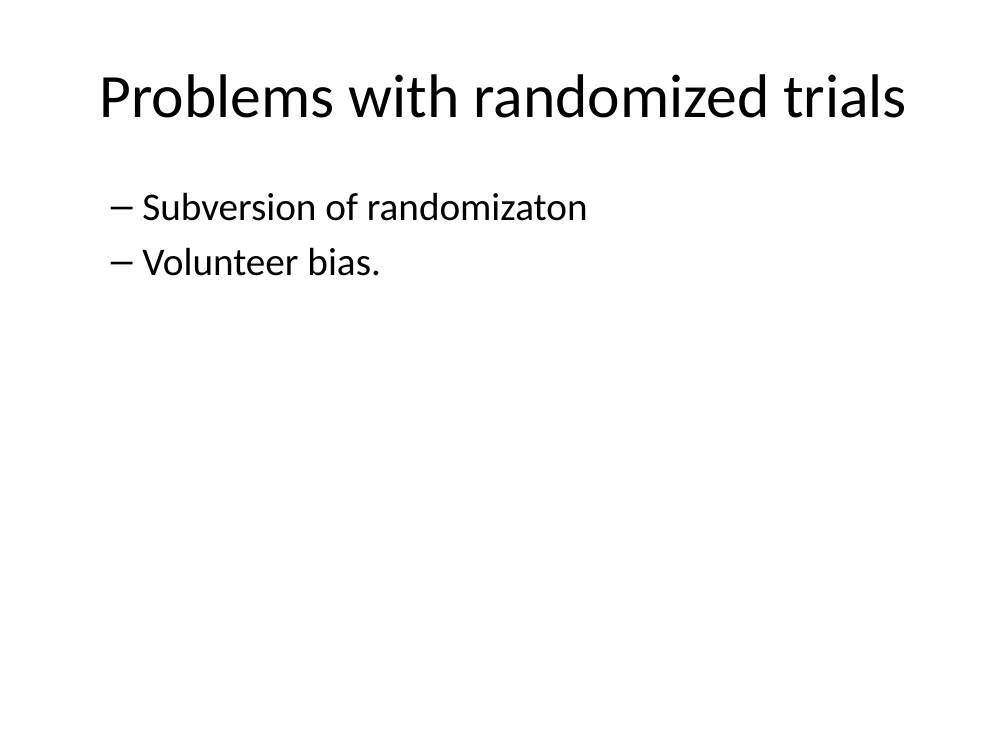
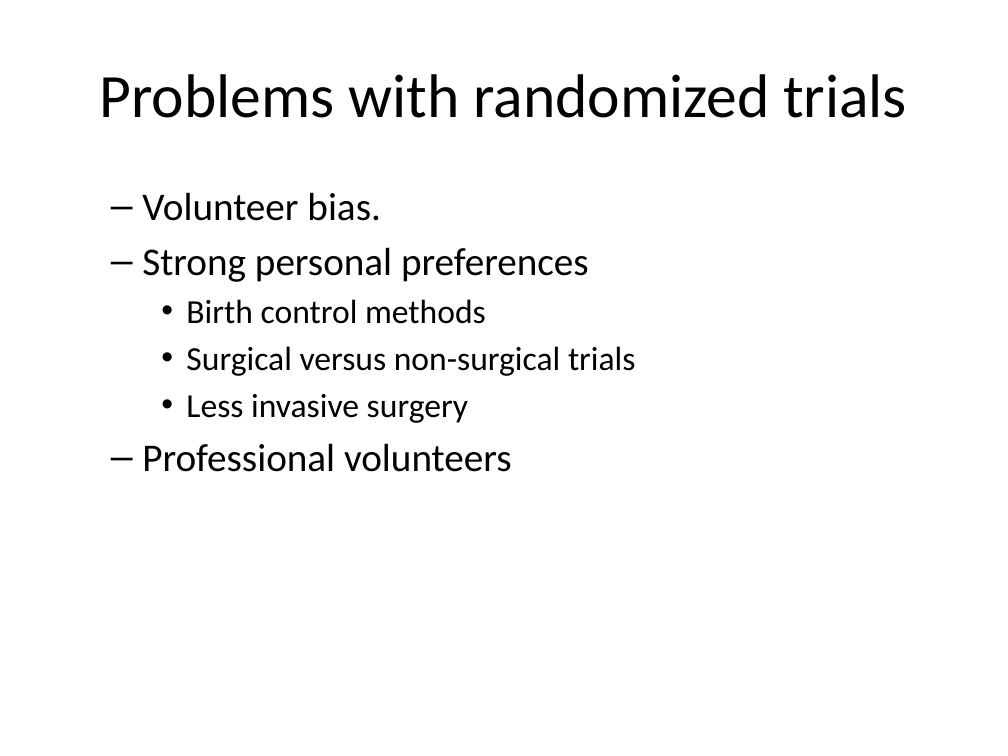
Before and after one commit to classes-medb/5510, a slide deck: slide 19 of src/video-04-randomized-trials.pptx (slide 8 before the commit). Drawn at 1008x756 pixels with LibreOffice and Linux fonts; fonts in the diff are those of the drawing. Boxes give left, top, right and bottom in pixels: in the first picture for what was removed or moved away, otherwise in the second. Text is boxed around its words. In the diff, an @@ line names an element or a change of style, - is before the commit and + after.

```diff
--- a/src/video-04-randomized-trials.pptx
+++ b/src/video-04-randomized-trials.pptx
@@ text at [142,192,588,221]: paragraph removed @@
-  – Subversion of randomizaton
@@ text at [142,247,636,472]: paragraphs added @@
+  – Strong personal preferences
+    • Birth control methods
+    • Surgical versus non-surgical trials
+    • Less invasive surgery
+  – Professional volunteers
```
Also in this commit, not shown: 8 other slides changed, 10 slides added, 5 slides removed, 5 other files.
